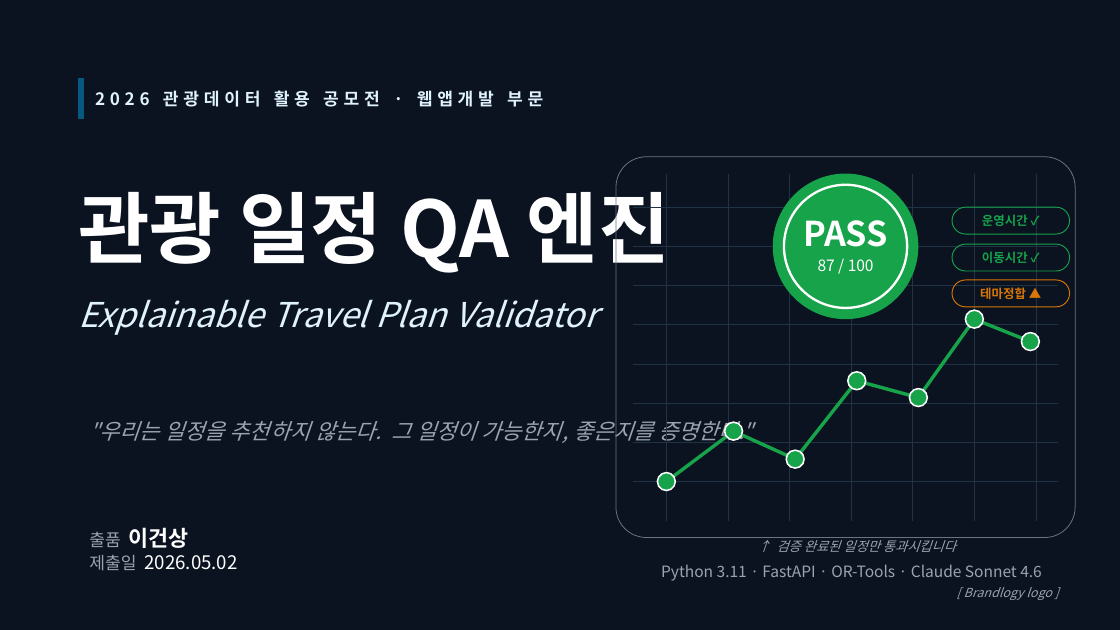
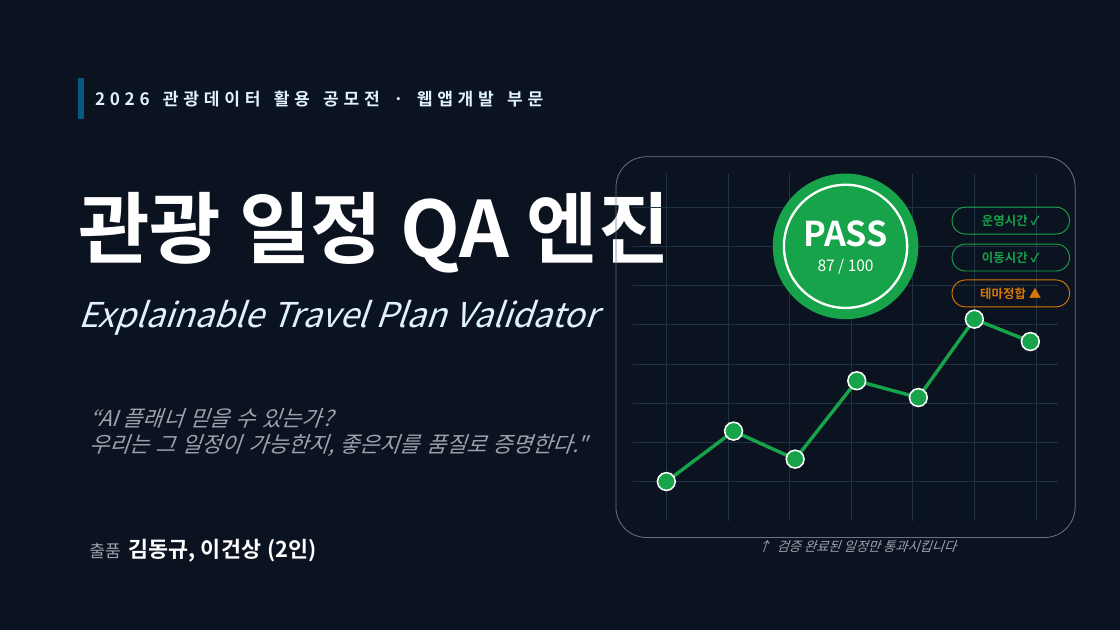
Before and after one commit to multiful/Explainable-Travel-Plan-Validator, a slide deck: slide 1 of gun/data/Travel_QA_Engine_2026_v3_final.pptx. Drawn at 1120x630 pixels with LibreOffice and Linux fonts; fonts in the diff are those of the drawing. Boxes give left, top, right and bottom in pixels: in the first picture for what was removed or moved away, otherwise in the second. Text is boxed around its words. In the diff, an @@ line names an element or a change of style, - is before the commit and + after.

```diff
--- a/gun/data/Travel_QA_Engine_2026_v3_final.pptx
+++ b/gun/data/Travel_QA_Engine_2026_v3_final.pptx
@@ text at box(89, 408, 587, 456): text changed @@
-"우리는 일정을 추천하지 않는다. 그 일정이 가능한지, 좋은지를 증명한다."
+“AI 플래너 믿을 수 있는가?
+우리는 그 일정이 가능한지, 좋은지를 품질로 증명한다."
@@ text at box(89, 538, 316, 562): text changed; size 12 to 14 pt; bold on @@
-출품 이건상
-제출일 2026.05.02
+출품 김동규, 이건상 (2인)
@@ text removed at box(661, 564, 1042, 581) @@
-Python 3.11 · FastAPI · OR-Tools · Claude Sonnet 4.6
@@ text removed at box(964, 587, 1051, 600) @@
-[ Brandlogy logo ]
```
Also in this commit, not shown: 5 other slides changed, 1 slide added, 1 other file.
